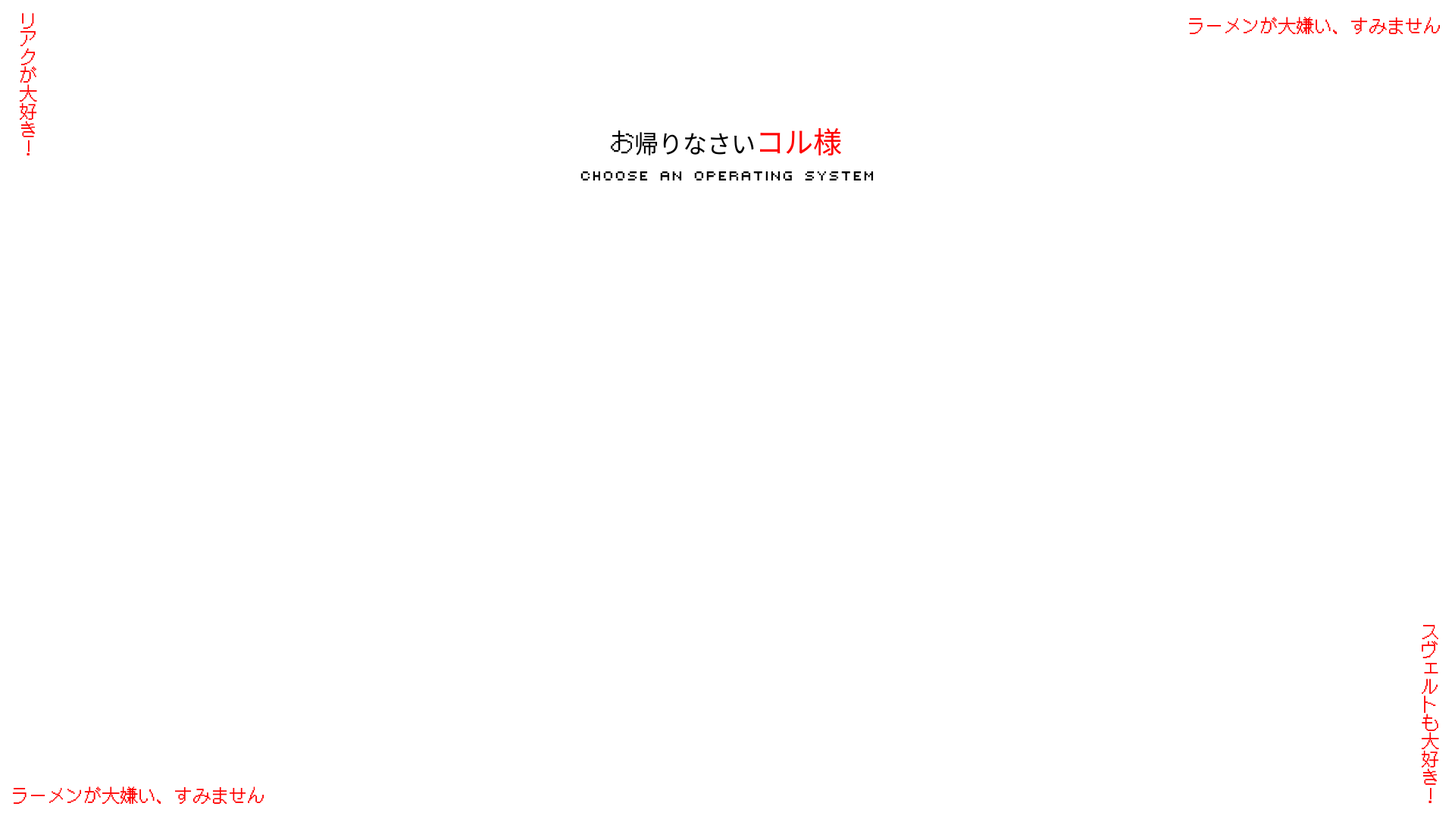
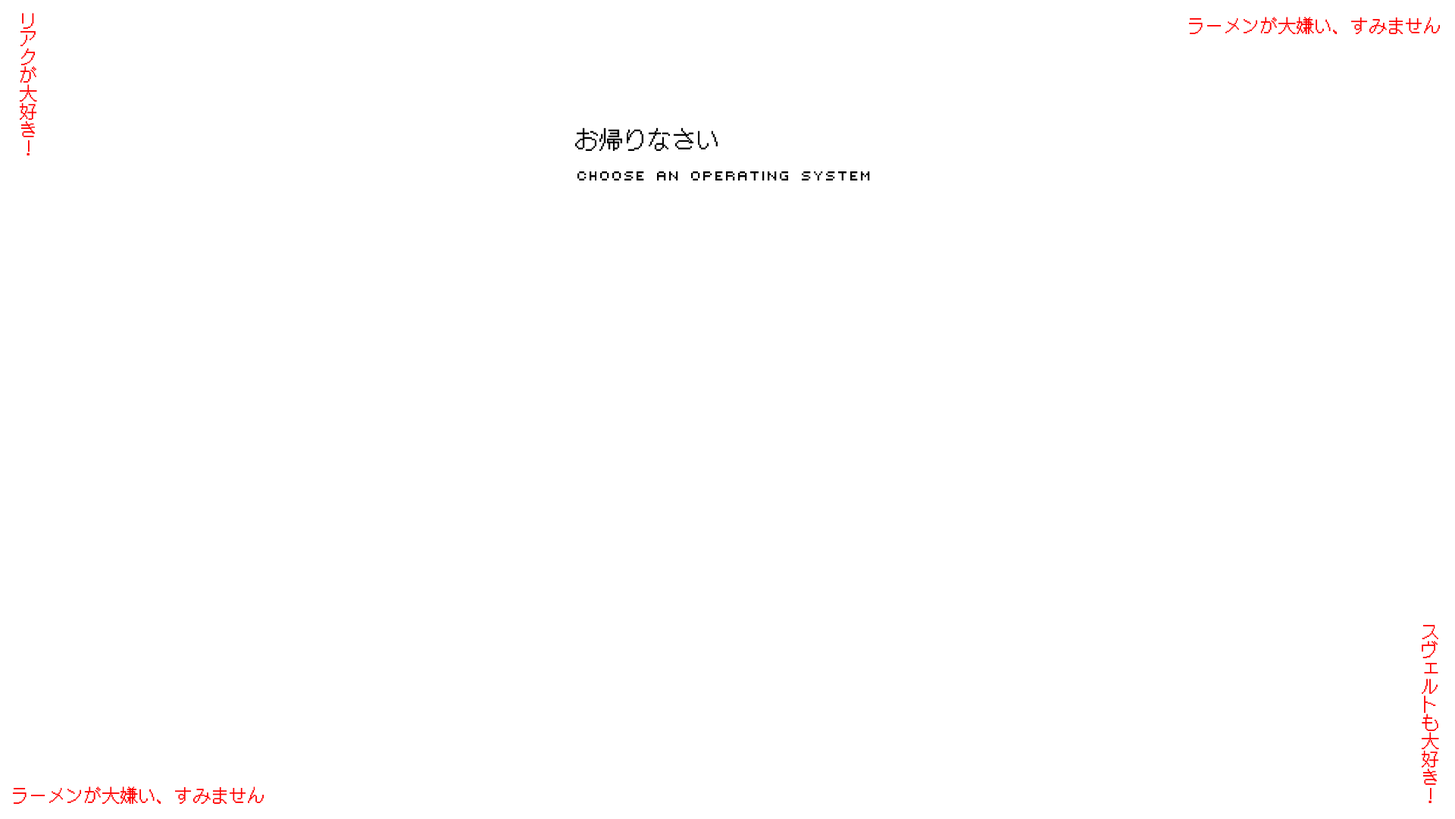
Comparing the layer stacks of the two 1455×819 images. Changes:
painted on "Choose an operating system" over [577, 171, 874, 181]
renamed "お帰りなさいコル様" to "お帰りなさい", painted on it over [574, 127, 842, 156]
